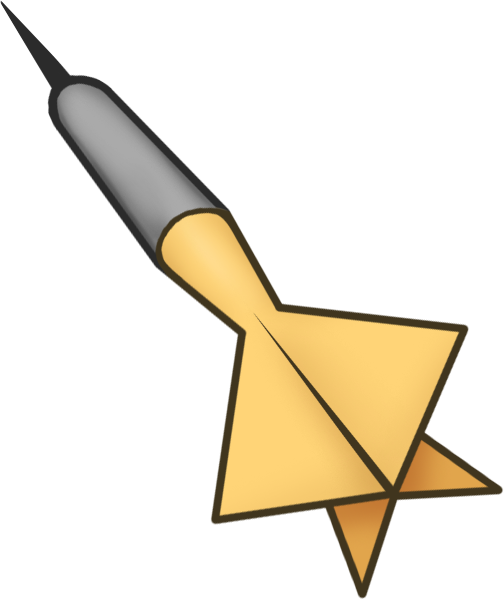
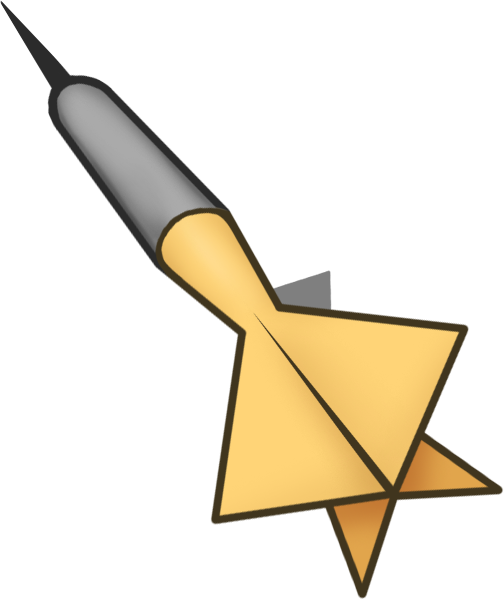
Two versions of the same layered image (504x600). Layer-by-layer changes:
added layer "Tikka" over [273, 270, 334, 311]
